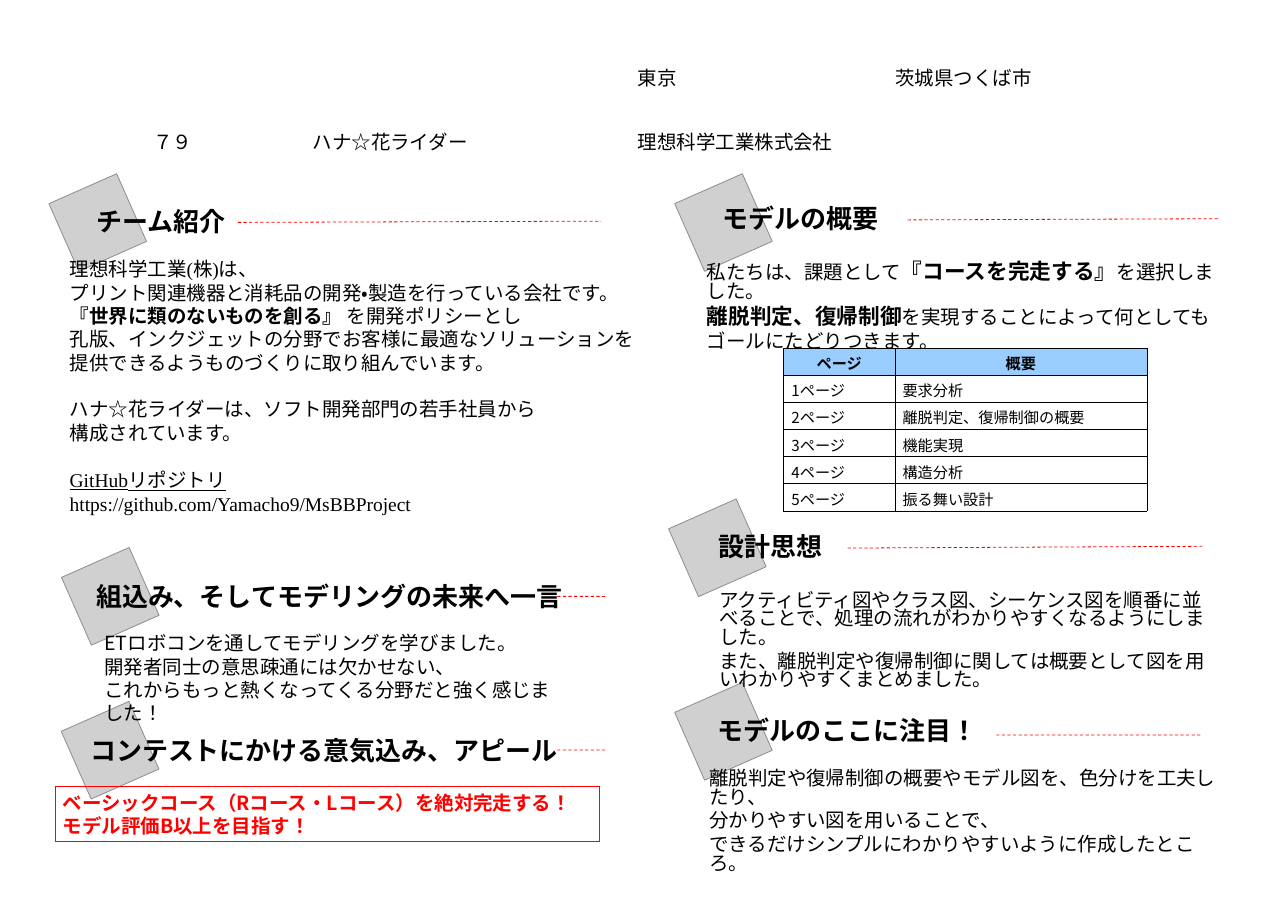
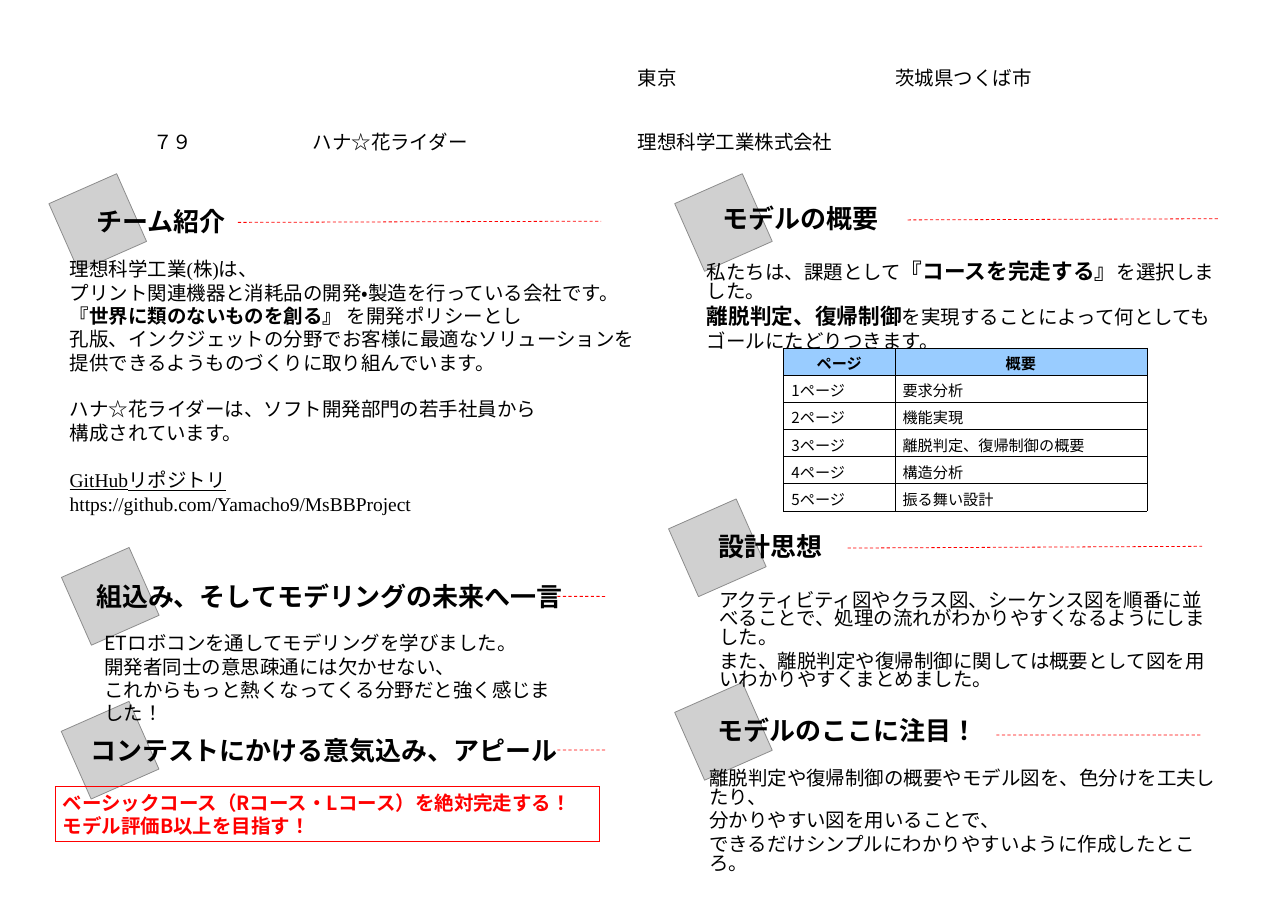
Before and after one commit to Yamacho9/MsBBProject, a slide deck: slide 1 of モデル提出用/コンセプトシート.ppt. Drawn at 1288x911 pixels with LibreOffice and Linux fonts; fonts in the diff are those of the drawing; grey boxes stand for pictures; background and template pictures are left out. Boxes give left, top, right and bottom in pixels: in the first picture for what was removed or moved away, otherwise in the second. Text is boxed around its words. In the diff, an @@ line names an element or a change of style, - is before the commit and + after.

Commit message:
モデルに合わせてページ順を変更

```diff
--- a/モデル提出用/コンセプトシート.ppt
+++ b/モデル提出用/コンセプトシート.ppt
@@ table at bbox=[784, 348, 1148, 511] @@
-row 3, column 2: 離脱判定、復帰制御の概要
+row 3, column 2: 機能実現
-row 4, column 2: 機能実現
+row 4, column 2: 離脱判定、復帰制御の概要
```
